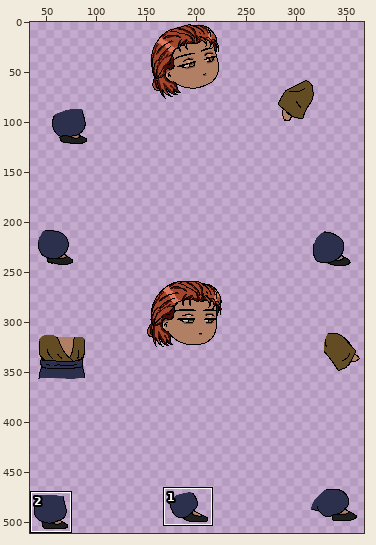
One commit to this sprite sheet: assets/character/FighterBase/skins/4-boar_tex.png. Above: a wide view before the commit, with the close-up outlined.
Close-up. First the earlier version:
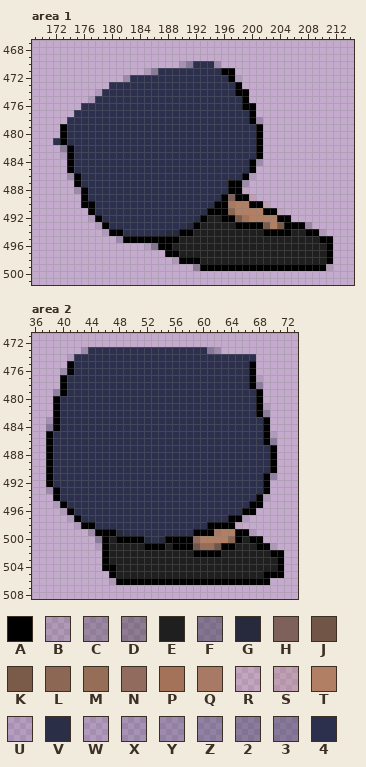
The file is 512x512 pixels. Pixels under 10% opacity are left out. Colours within 5 levels of each other are drawn and written as one. Shown: area 1: x 169..214, y 467..501; area 2: x 36..73, y 471..508. The wide view leaves out empty margins. The commit also changed other parts of the picture, which this record leaves out.
Palette (. is transparent): A #000000  B #1f1f1f20  C #1f1f1f40  D #1f1f1f55  E #1f1f1f  F #25273666  G #272a3c  H #7e615b  J #715546  K #7a5b4a  L #8c6753  M #966d57  N #906b5e  P #a37259  Q #a87a66  R #b17f6420  S #b17f6440  T #b17f64  U #292c421a  V #2a2e47  W #2c304d20  X #2c304d33  Y #2c304d40  Z #2c304d55  2 #2c304d60  3 #2c304d66  4 #2c304d
After the commit:
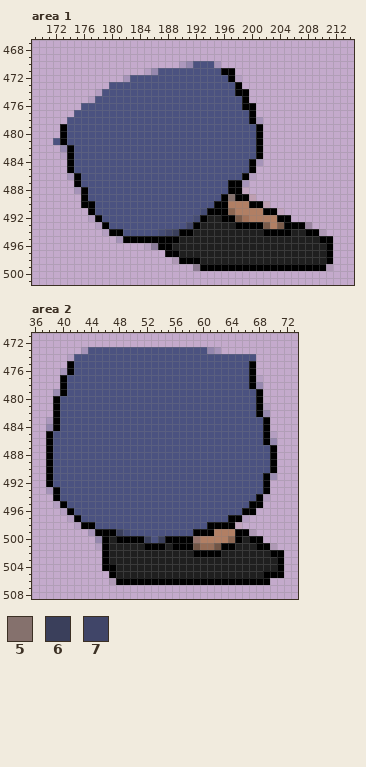
Colours new in this view: 5 #85716d  6 #3a3f5b  7 #404568
Edits made:
colour 2: #2c304d60 -> #4b528060
colour 3: #2c304d66 -> #4b528066
colour 4: #2c304d -> #4b5280
colour F: #25273666 -> #35384f66
colour N: #906b5e -> #97746b
colour U: #292c421a -> #41466a1a
colour V: #2a2e47 -> #454c74
colour W: #2c304d20 -> #4b528020
colour X: #2c304d33 -> #4b528033
colour Y: #2c304d40 -> #4b528040
colour Z: #2c304d55 -> #4b528055
Area 1:
y 489: x 197 H -> 5
y 490: x 197 Q -> T
y 493: x 191 G -> 7
y 494: x 188..189 GG -> 76
Area 2:
y 499: x 48 G -> 6; x 62 Q -> T
y 500: x 52 G -> 6; x 54 G -> 6
